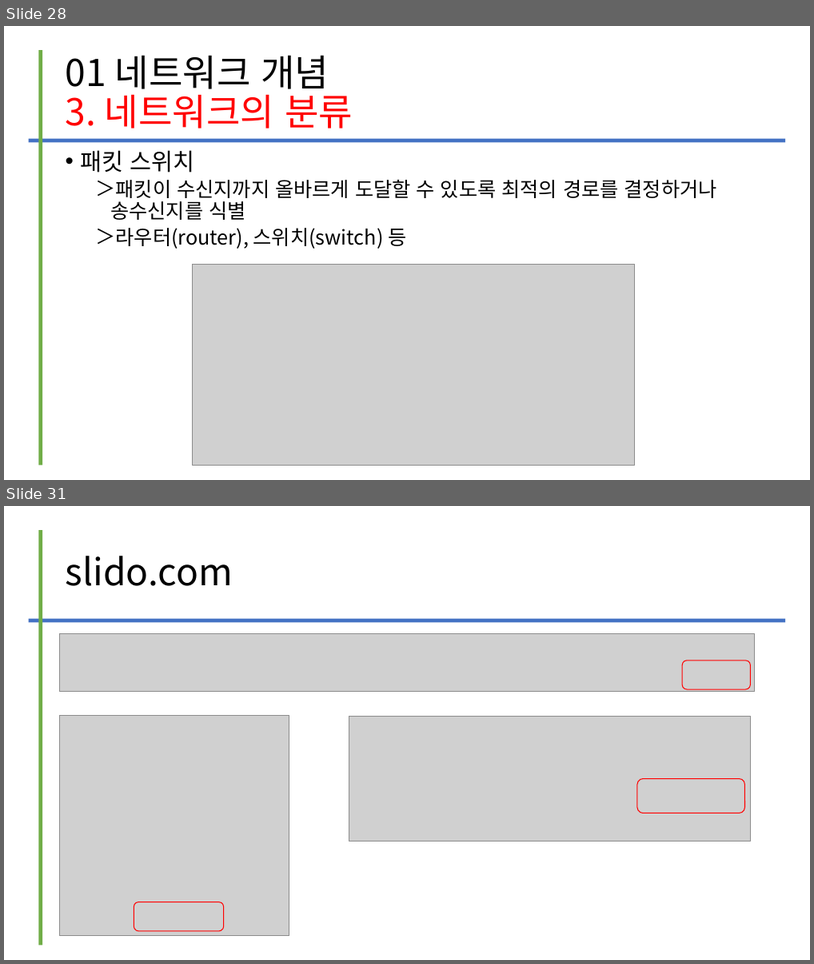
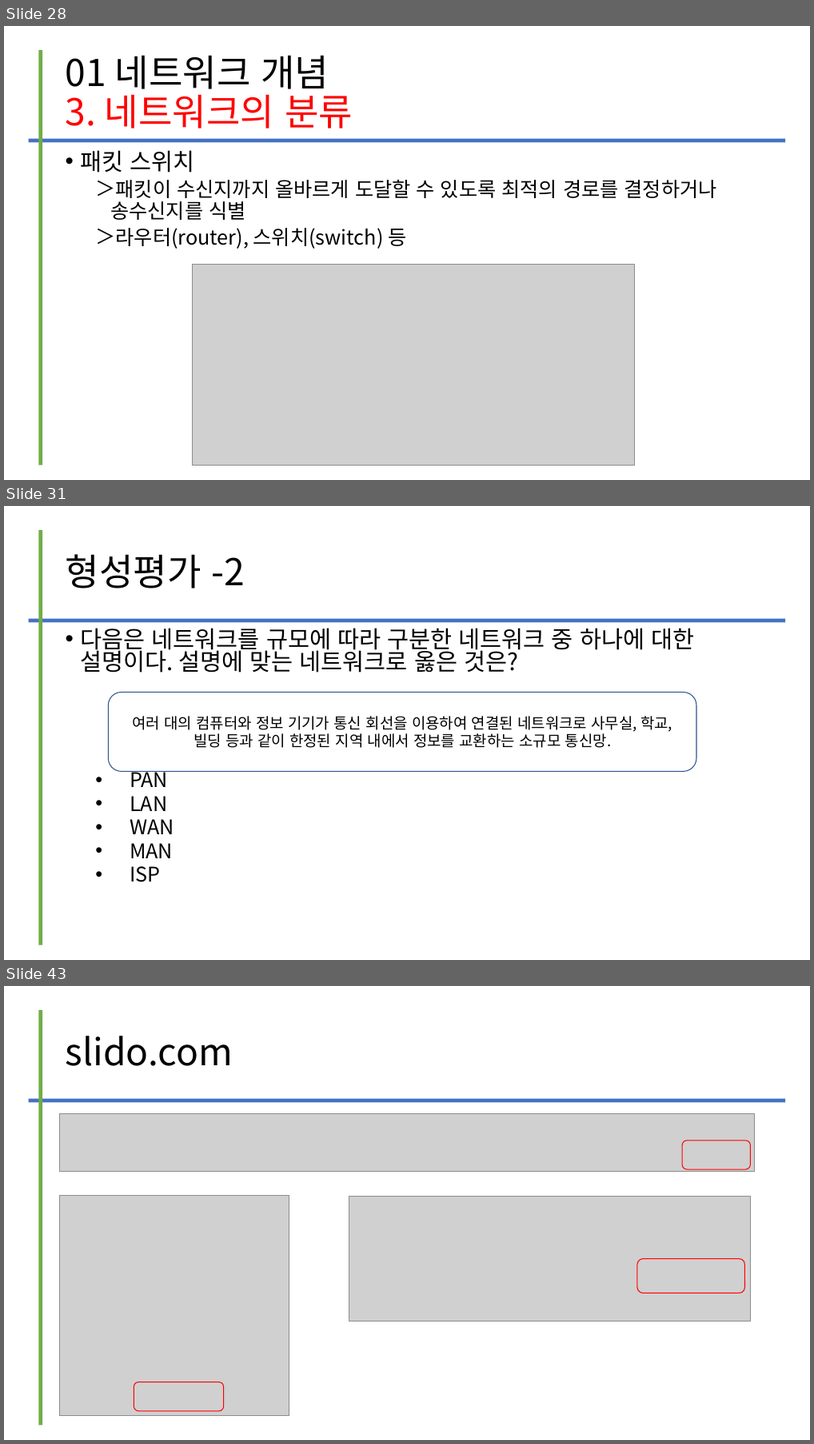
Before and after one commit to kig2929kig/2025-1-network, a slide deck: 컴퓨터 네트워크 - I. 네트워크의 이해.ppt. Shown one above the other, each under a label of ours: slides 28 and 31 before the commit, slides 28, 31 and 43 after it; the slides between them are not shown. The pictures are 814x964 and 814x1444 pixels, drawn with LibreOffice and Linux fonts; fonts in the diff are those of the drawing; grey boxes stand for pictures. Boxes give left, top, right and bottom in pixels: in the first picture for what was removed or moved away, otherwise in the second. Text is boxed around its words. In the diff, an @@ line names an element or a change of style, - is before the commit and + after.

```diff
--- a/컴퓨터 네트워크 - I. 네트워크의 이해.ppt
+++ b/컴퓨터 네트워크 - I. 네트워크의 이해.ppt
@@ slide 31 added at <box>4,506,810,960</box>, background #FFFFFF @@
@@ line added from (41, 530) to (41, 945), #70AD47 4.51 pt @@
@@ title added at <box>66,554,246,588</box>, 44 pt, text #000000 @@
+형성평가 -2
@@ line added from (28, 620) to (786, 620), #4472C4 4.51 pt @@
@@ text added at <box>81,628,694,882</box>, 28 pt, text #000000 @@
+• 다음은 네트워크를 규모에 따라 구분한 네트워크 중 하나에 대한 설명이다. 설명에 맞는 네트워크로 옳은 것은?
+  • PAN
+  • LAN
+  • WAN
+  • MAN
+  • ISP
@@ rounded rectangle added at <box>108,692,696,771</box>, outline #2F528F 0.99 pt, 18 pt, text #000000 @@
+여러 대의 컴퓨터와 정보 기기가 통신 회선을 이용하여 연결된 네트워크로 사무실, 학교, 빌딩 등과 같이 한정된 지역 내에서 정보를 교환하는 소규모 통신망.
@@ what was slide 31 is now slide 43 @@
```
Also in this commit, not shown: 2 slides changed, 11 other slides added.
